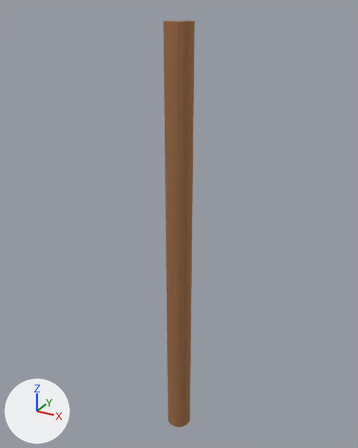
Before and after pictures for a commit that changed the Blender file art/models/StarterWeapon/StarterWeapon.blend.
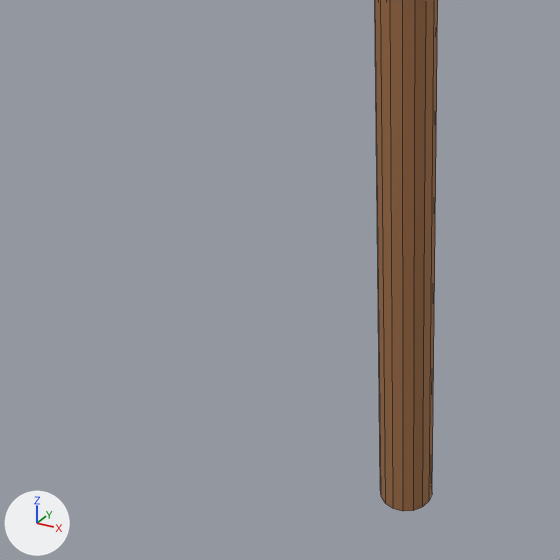
Each version is shown whole from a camera (50 mm lens) standing at (1.98, -3.59, 4.1) and looking at (-0.05, 0.1, 2.26), then close up on the part from 2% to 68% of the width and 47% to 100% of the height. The axes (+X, +Y, +Z) are drawn at lower left. The lights are the same throughout. The older version's two pictures come first. The close-ups show mesh edges as thin lines.

Objects in the first close-up: 'StarterWeapon'.
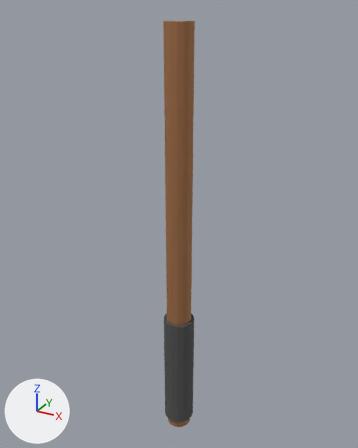
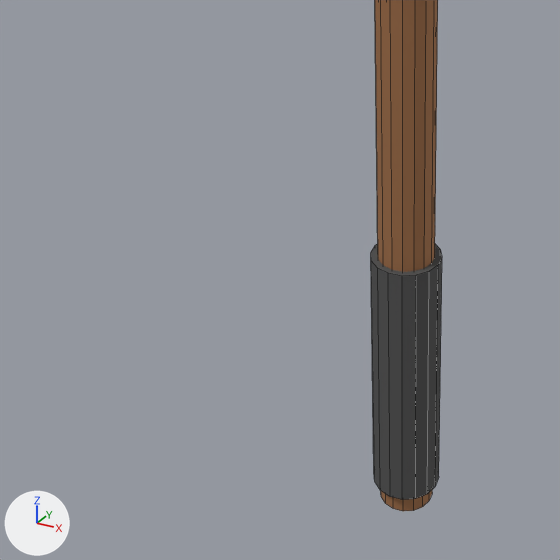
Commit message: phase 1: StarterWeapon - tape grip

Changed parts and their boxes [x1, y1, x2, y2] in the close-ups (560 x 560 px):
'Grip', added: after [371, 244, 442, 500]

The change, as a list of edits to the scene's bpy script:
```text
Add mat_tape:
    mat_tape = principled_material('Tape')
    mat_tape.base_color = (0.08, 0.08, 0.08)  # dark grey #505050
    mat_tape.roughness = 0.9
Add me_cylinder_001:
    me_cylinder_001.from_pydata(...)  # a 16-sided cylinder along z spanning x -0.15..0.15, y -0.15..0.15, z -0.6..0.6
    me_cylinder_001.materials.append(mat_tape)  # dark grey #505050
Add ob_grip:
    ob_grip = bpy.data.objects.new('Grip', me_cylinder_001)
    ob_grip.location = (0.0, 0.0, 0.7)
```
